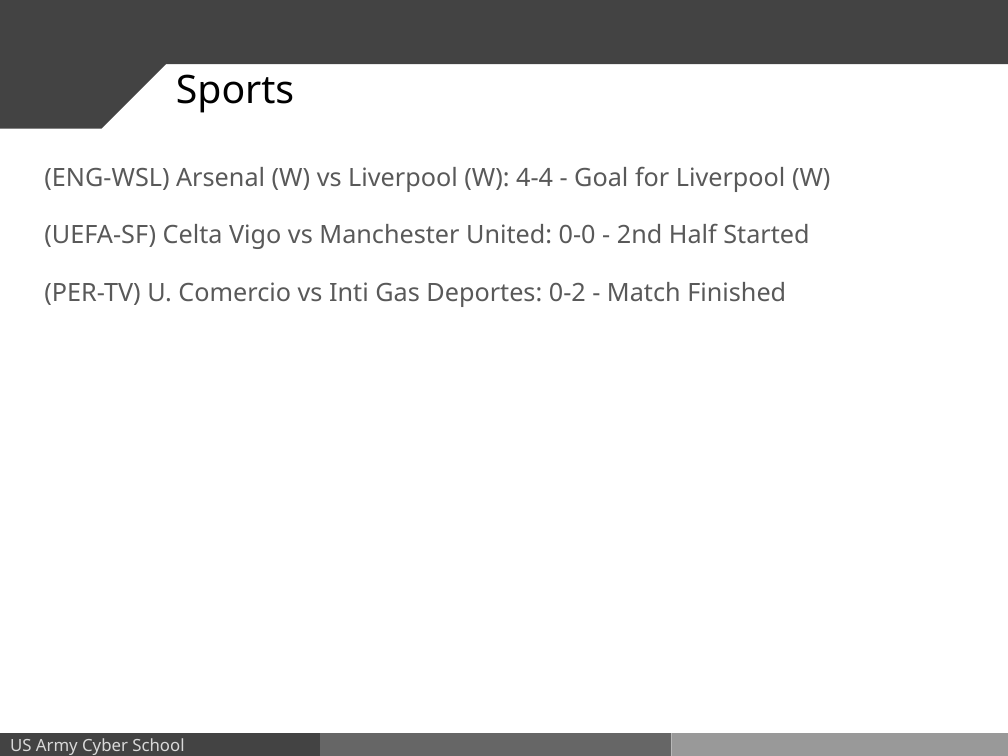
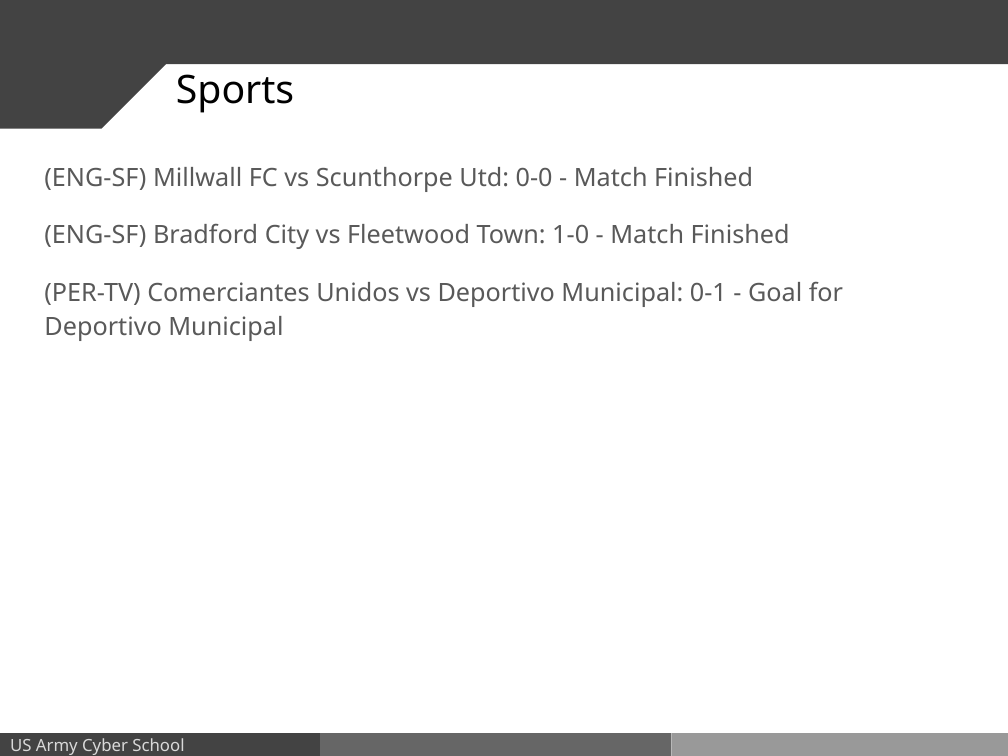
Before and after one commit to co-devs/daily-brief, a slide deck: slide 5 of dailyBrief2017054.pptx. Drawn at 1008x756 pixels with LibreOffice and Linux fonts; fonts in the diff are those of the drawing; background and template pictures are left out. Boxes give left, top, right and bottom in pixels: in the first picture for what was removed or moved away, otherwise in the second. Text is boxed around its words. In the diff, an @@ line names an element or a change of style, - is before the commit and + after.

```diff
--- a/dailyBrief2017054.pptx
+++ b/dailyBrief2017054.pptx
@@ text at [44,167,843,341]: text changed @@
-(ENG-WSL) Arsenal (W) vs Liverpool (W): 4-4 - Goal for Liverpool (W)
-(UEFA-SF) Celta Vigo vs Manchester United: 0-0 - 2nd Half Started
-(PER-TV) U. Comercio vs Inti Gas Deportes: 0-2 - Match Finished
+(ENG-SF) Millwall FC vs Scunthorpe Utd: 0-0 - Match Finished
+(ENG-SF) Bradford City vs Fleetwood Town: 1-0 - Match Finished
+(PER-TV) Comerciantes Unidos vs Deportivo Municipal: 0-1 - Goal for Deportivo Municipal
```
Also in this commit, not shown: 3 other slides changed, 1 other file.
